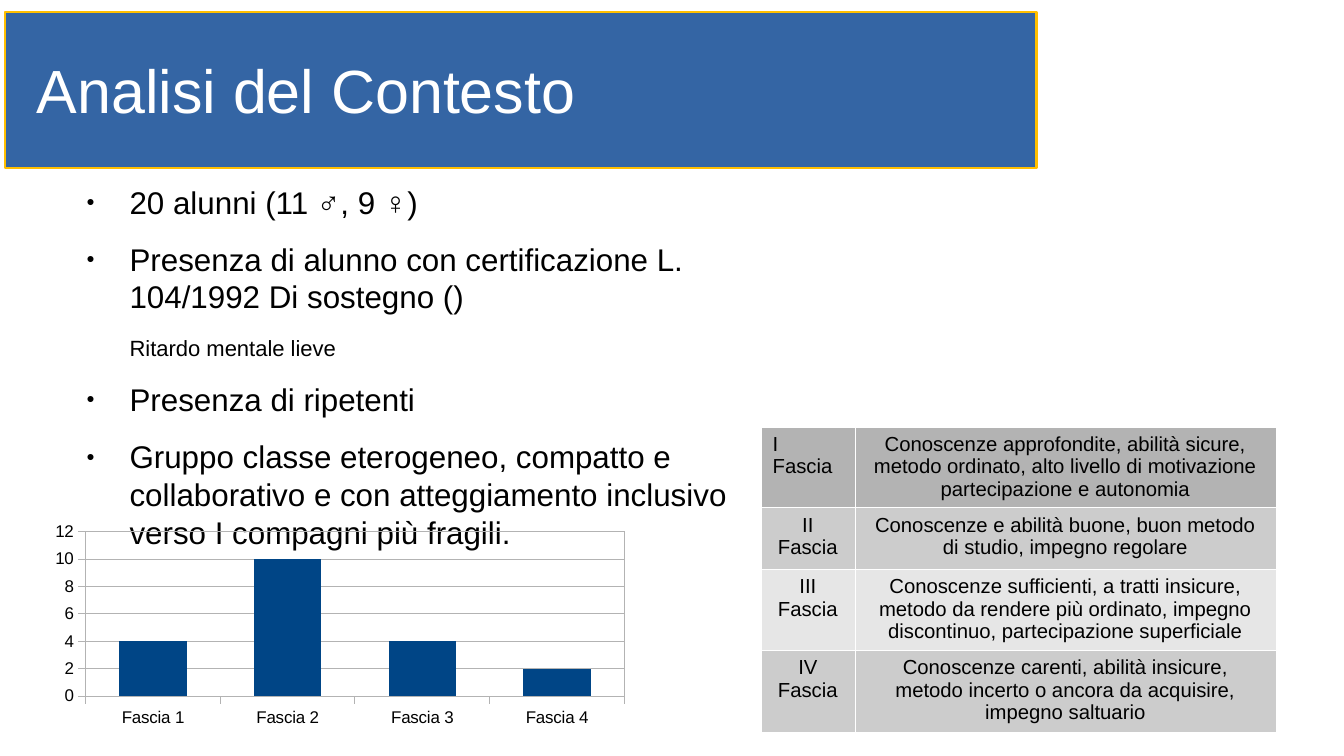
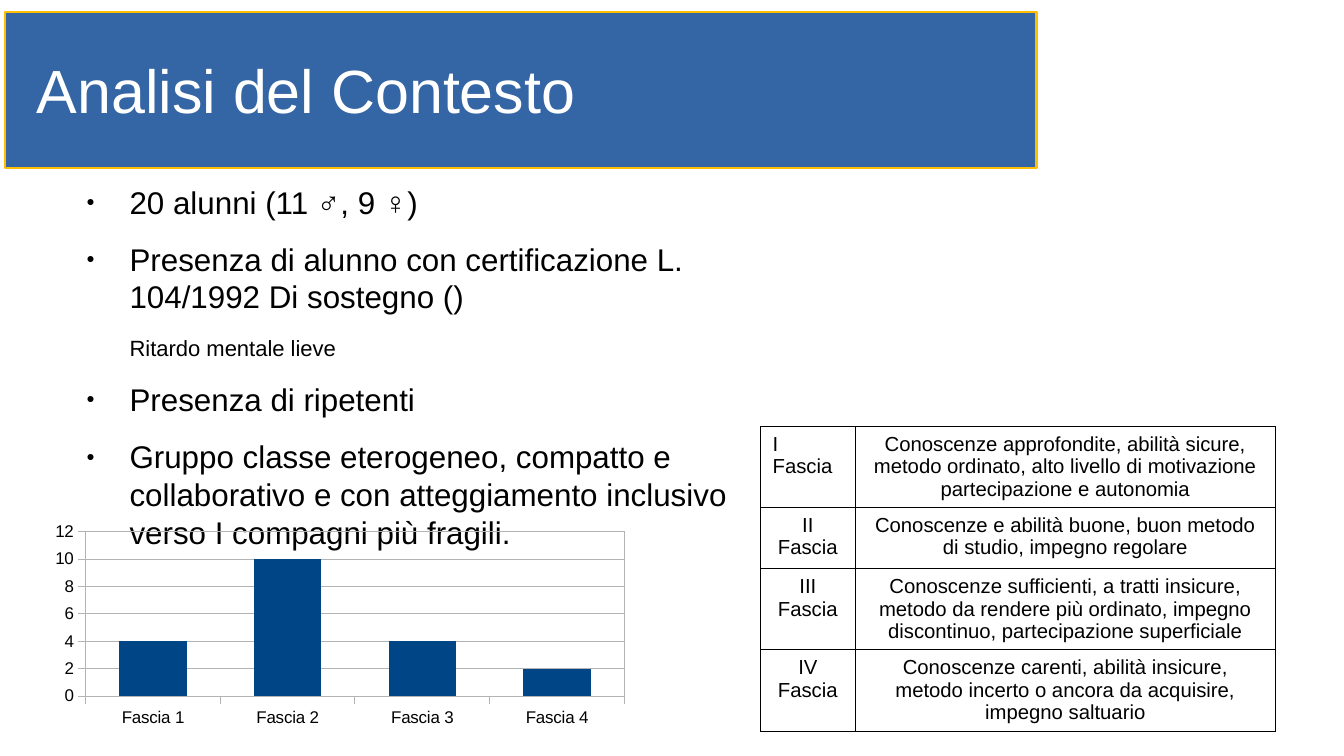
Before and after one commit to gioretikto/gioretikto.github.io, a slide deck: slide 3 of orale.odp. Drawn at 1344x756 pixels with LibreOffice and Linux fonts; fonts in the diff are those of the drawing. Boxes give left, top, right and bottom in pixels: in the first picture for what was removed or moved away, otherwise in the second. Text is boxed around its words. In the diff, an @@ line names an element or a change of style, - is before the commit and + after.

```diff
--- a/orale.odp
+++ b/orale.odp
@@ table at [761, 427, 1276, 732] @@
@@ fill #B3B3B3 to none in row 1 @@
@@ fill #CCCCCC to none in 4 cells @@
@@ fill #E6E6E6 to none in row 3 @@
@@ borders changed @@
```
Also in this commit, not shown: 4 other slides changed, 9 slides added, 2 slides removed.
